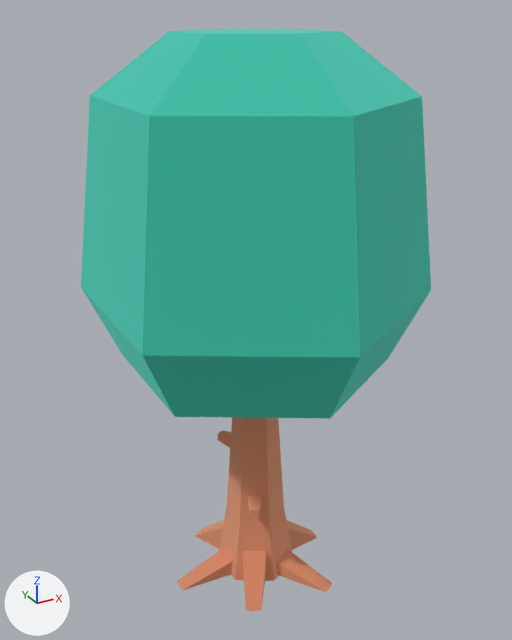
The glTF model addons/dot_map/props/tree.glb, before and after one commit.
The view is the same before and after, from a 50 mm camera at (-0.674, -1.229, 1.214) aimed at (0.008, 0.011, 0.594). Lighting does not change. The marker at lower left points along +X, +Y and +Z. The first picture is the older version. Where no turn or scale is listed for an object, it has been applied to the vertices.

The older version as bpy lines, for what is in view:
```python
mat_leafsgreen = principled_material('leafsGreen')
mat_leafsgreen.base_color = (0.161, 0.788, 0.671)  # cyan #70e6d6
mat_leafsgreen.metallic = 1.0
mat_leafsgreen.roughness = 1.0
mat_woodbark = principled_material('woodBark')
mat_woodbark.base_color = (0.886, 0.514, 0.341)  # beige #f2be9e
mat_woodbark.metallic = 1.0
mat_woodbark.roughness = 1.0
me_mesh_tree_oak = bpy.data.meshes.new('Mesh tree_oak')
me_mesh_tree_oak.from_pydata(...)  # 100 vertices, 196 faces; spans x -0.32..0.32, y -0.37..0.37, z 0.0..1.226
# faces by material slot: [64, 132]
me_mesh_tree_oak.materials.append(mat_leafsgreen)  # cyan #70e6d6
me_mesh_tree_oak.materials.append(mat_woodbark)  # beige #f2be9e
ob_tree_oak = bpy.data.objects.new('tree_oak', me_mesh_tree_oak)
ob_tree_oak.location = (0.0, 0.0, -0.05)
```
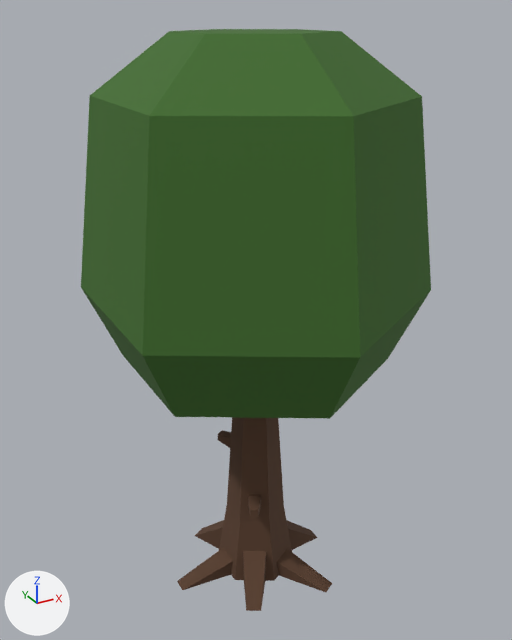
Changed parts and their boxes [x1, y1, x2, y2] in the pictures (512 x 640 px):
'tree_oak', recoloured, surface changed (cyan to dark green)
    both: [81, 29, 431, 611]

Patch to the scene script:
```diff
--- a/addons/dot_map/props/tree.glb.py
+++ b/addons/dot_map/props/tree.glb.py
@@ mat_leafsgreen @@
 mat_leafsgreen = principled_material('leafsGreen')
-mat_leafsgreen.base_color = (0.161, 0.788, 0.671)  # cyan #70e6d6
-mat_leafsgreen.metallic = 1.0
+mat_leafsgreen.base_color = (0.05, 0.15, 0.023)  # dark green #3f6c2a
 mat_leafsgreen.roughness = 1.0
@@ mat_woodbark @@
 mat_woodbark = principled_material('woodBark')
-mat_woodbark.base_color = (0.886, 0.514, 0.341)  # beige #f2be9e
-mat_woodbark.metallic = 1.0
+mat_woodbark.base_color = (0.1, 0.047, 0.024)  # brown #593d2b
 mat_woodbark.roughness = 1.0
@@ ob_tmpparent @@
-ob_tmpparent = bpy.data.objects.new('tmpParent', None)
-ob_tmpparent.location = (0.0, 0.0, 0.0)
```
